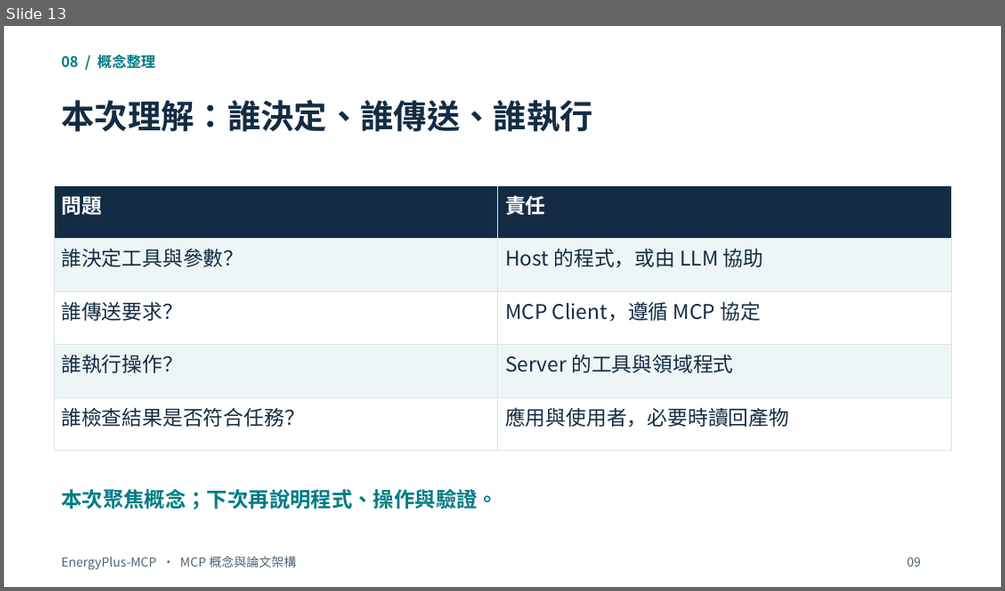
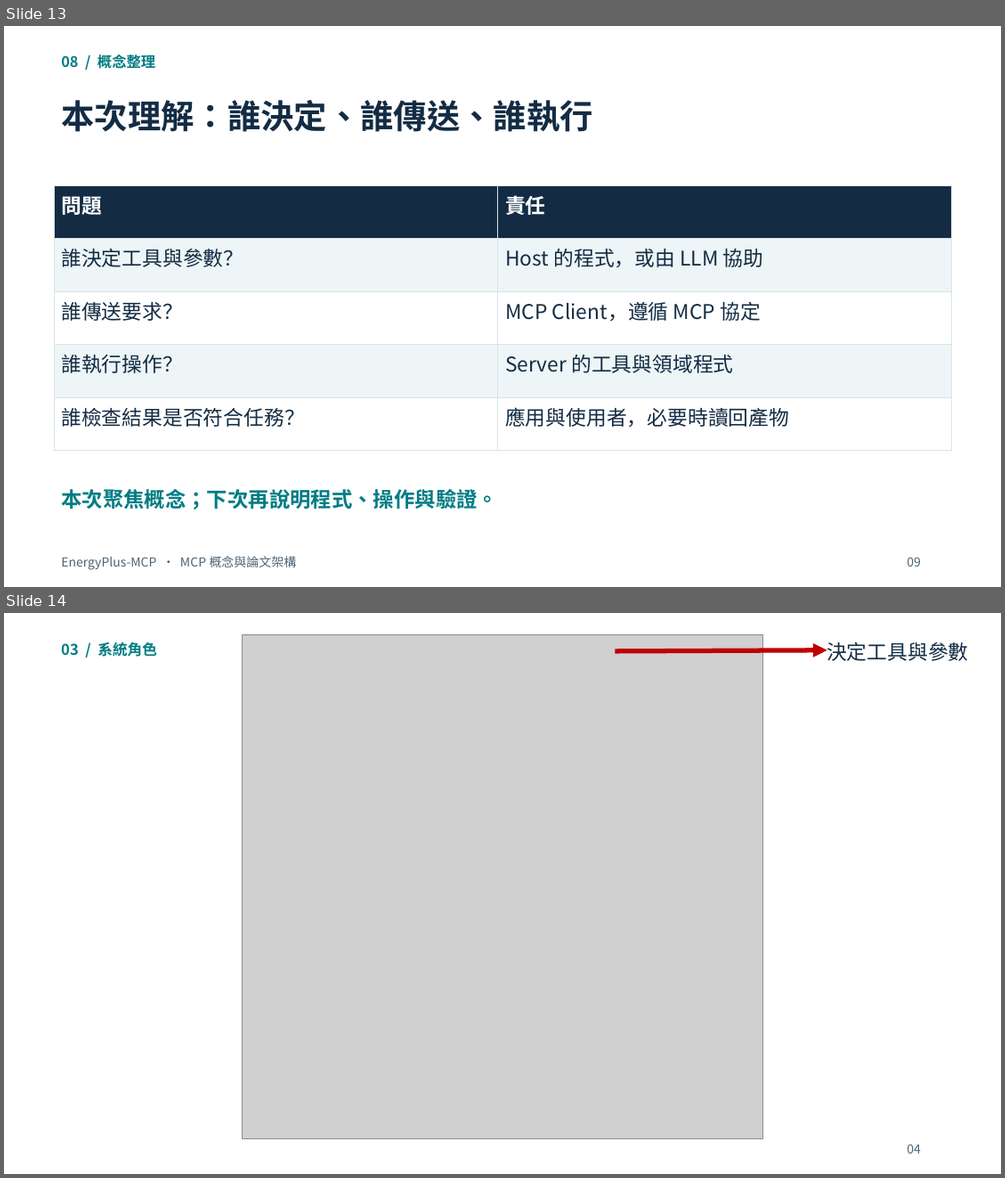
Before and after one commit to OohelloworldoO/Paper-Reading-Notes, a slide deck: 2026/1019-EnergyPlus-MCP_A model-context-protocol server for ai-driven building energy modeling/EnergyPlus-MCP_Concepts_Presentation.pptx. Shown one above the other, each under a label of ours: slide 13 before the commit, slides 13 and 14 after it. The pictures are 1005x591 and 1005x1178 pixels, drawn with LibreOffice and Linux fonts; fonts in the diff are those of the drawing; grey boxes stand for pictures. Boxes give left, top, right and bottom in pixels: in the first picture for what was removed or moved away, otherwise in the second. Text is boxed around its words. In the diff, an @@ line names an element or a change of style, - is before the commit and + after.

```diff
--- a/2026/1019-EnergyPlus-MCP_A model-context-protocol server for ai-driven building energy modeling/EnergyPlus-MCP_Concepts_Presentation.pptx
+++ b/2026/1019-EnergyPlus-MCP_A model-context-protocol server for ai-driven building energy modeling/EnergyPlus-MCP_Concepts_Presentation.pptx
@@ slide 14 added at <box>4,613,1001,1174</box>, background #FFFFFF @@
@@ picture added at <box>242,634,763,1139</box> @@
@@ text added at <box>61,642,157,657</box>, 14.2 pt, text #007C83, bold @@
+03 / 系統角色
@@ arrow added from (615, 651) to (827, 650), #C00000 4.5 pt @@
@@ text added at <box>826,642,969,661</box>, 19.5 pt, text #132C44 @@
+決定工具與參數
@@ text added at <box>906,1143,921,1153</box>, 12 pt, text #4D6475 @@
+04
```
Also in this commit, not shown: 3 other slides added.
